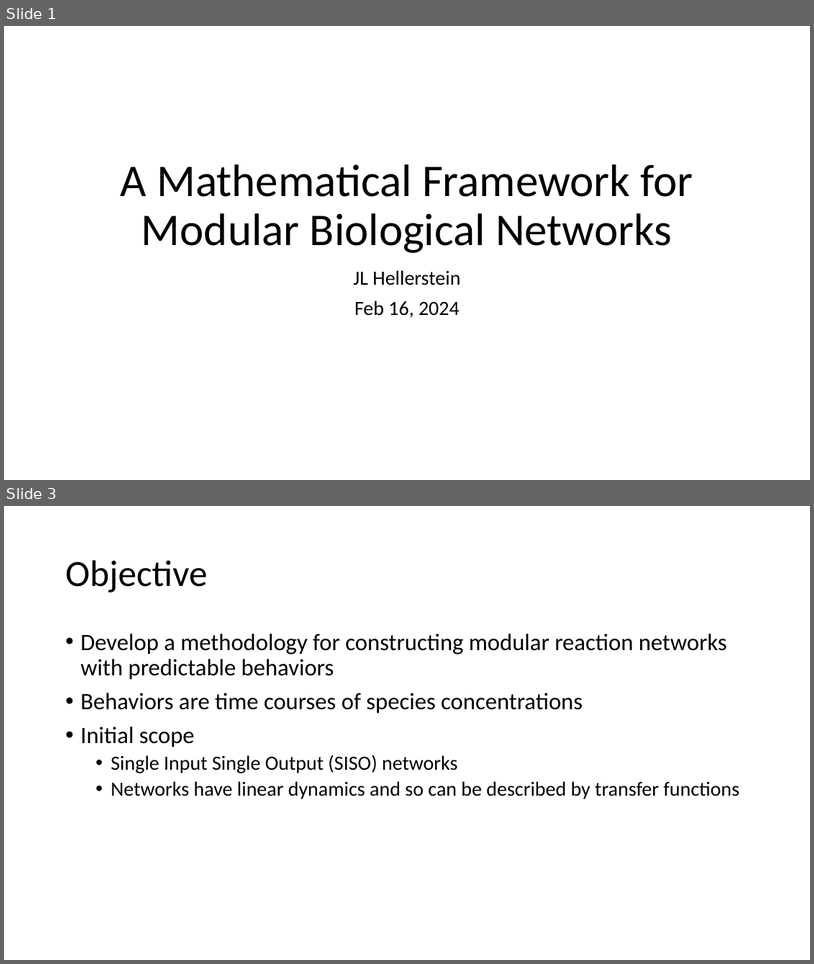
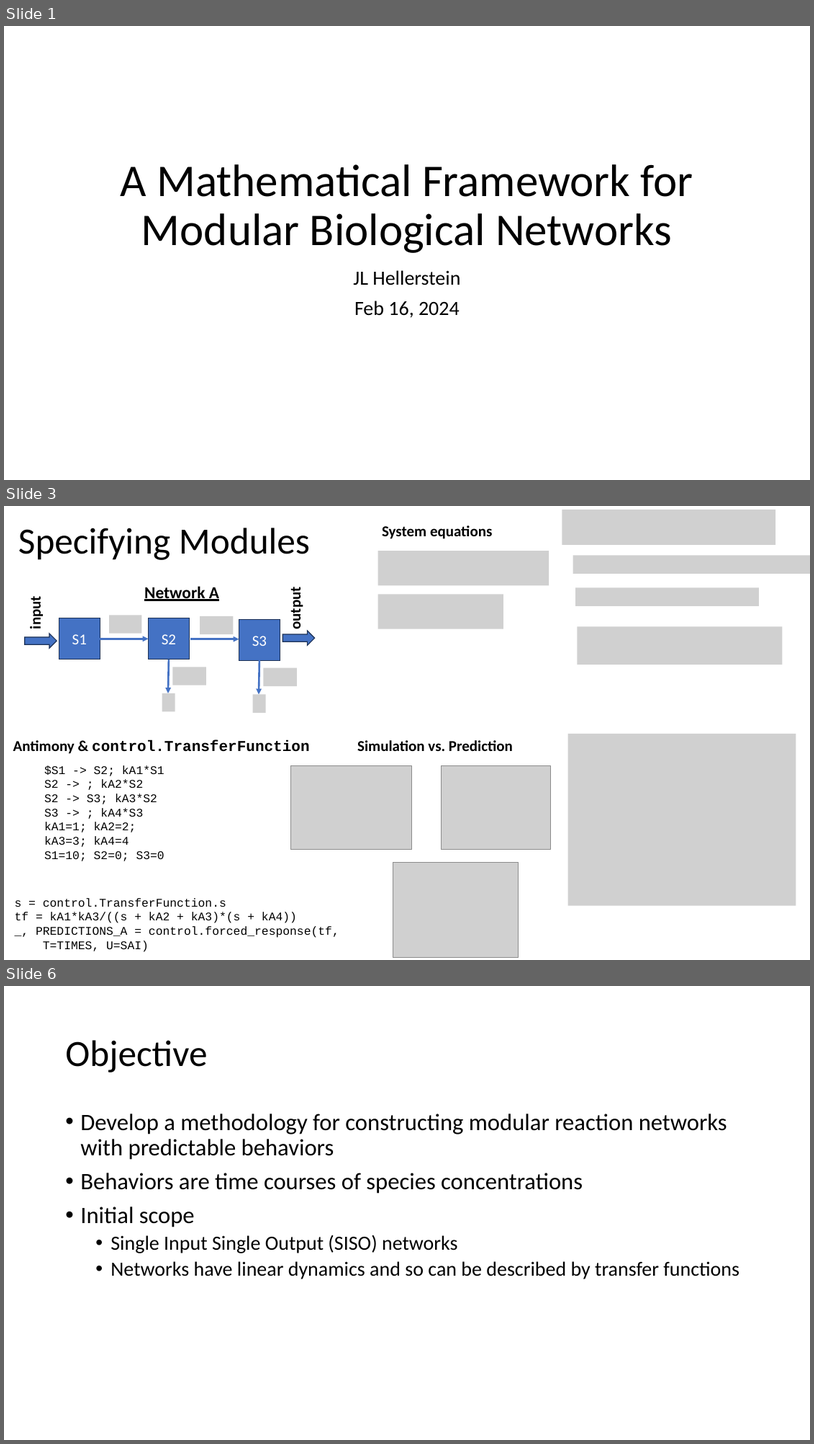
Before and after one commit to joseph-hellerstein/linear_reaction_networks, a slide deck: docs/module_framework.pptx. Shown one above the other, each under a label of ours: slides 1 and 3 before the commit, slides 1, 3 and 6 after it; the slides between them are not shown. The pictures are 814x964 and 814x1444 pixels, drawn with LibreOffice and Linux fonts; fonts in the diff are those of the drawing; grey boxes stand for pictures. Boxes give left, top, right and bottom in pixels: in the first picture for what was removed or moved away, otherwise in the second. Text is boxed around its words. In the diff, an @@ line names an element or a change of style, - is before the commit and + after.

```diff
--- a/docs/module_framework.pptx
+++ b/docs/module_framework.pptx
@@ slide 3 added at <box>4,506,810,960</box>, background #FFFFFF @@
@@ text added at <box>382,525,492,539</box>, 18 pt, text #000000, bold @@
+System equations
@@ title added at <box>18,528,310,560</box>, 44 pt, text #000000 @@
+Specifying Modules
@@ picture added at <box>378,551,550,586</box> @@
@@ picture added at <box>378,595,504,629</box> @@
@@ group added at <box>563,510,810,664</box>: 4 pictures @@
@@ group added at <box>25,586,315,713</box>: 6 pictures, 4 arrows, 3 rectangles, 3 texts, 2 right arrows @@
+S1
+S2
+input
+output
+Network A
+S3
@@ text added at <box>13,740,309,754</box>, 18 pt, text #000000, bold @@
+Antimony & control.TransferFunction
@@ picture added at <box>568,734,797,906</box> @@
@@ text added at <box>44,765,165,861</box>, 14 pt, text #000000 @@
+$S1 -> S2; kA1*S1
+S2 -> ; kA2*S2
+S2 -> S3; kA3*S2
+S3 -> ; kA4*S3
+kA1=1; kA2=2; kA3=3; kA4=4
+S1=10; S2=0; S3=0
@@ group added at <box>291,740,551,957</box>: 3 pictures, 1 text @@
+Simulation vs. Prediction
@@ text added at <box>15,898,340,952</box>, 14 pt, text #000000 @@
+s = control.TransferFunction.s
+tf = kA1*kA3/((s + kA2 + kA3)*(s + kA4))
+_, PREDICTIONS_A = control.forced_response(tf,
+T=TIMES, U=SAI)
@@ what was slide 3 is now slide 6 @@
```
Also in this commit, not shown: 2 slides changed, 2 other slides added, 1 other file.
